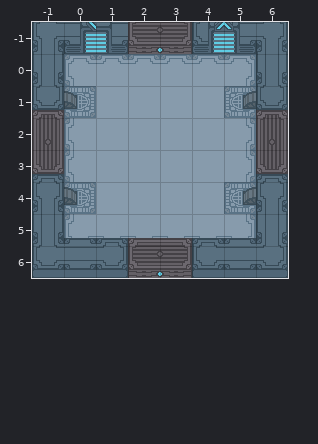
Two states of a Tiled map, docs/assets/Code-X.tmx. Above, as it was before the edit.
Cells are 32x32 px. Shown: x -1..6, y -1..6. Tiles whose own drawing changed are shown in their newer look in all pictures.
After the commit:
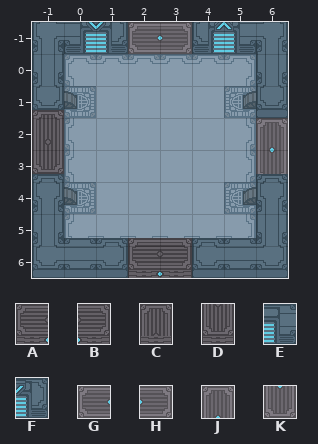
Key: from "Test-BlockTile": A 12, B 13, C 14, D 15, E 17, F 19; from "Test-Tiles": G 16, H 17, J 18, K 19.
_ is an empty cell, . an unchanged one.
Edits made:
--- layer "Walls"
@@ x 1..3 @@
--1 EAB
+-1 FGH
@@ x 6..6 @@
- 2 C
- 3 D
+ 2 J
+ 3 K
